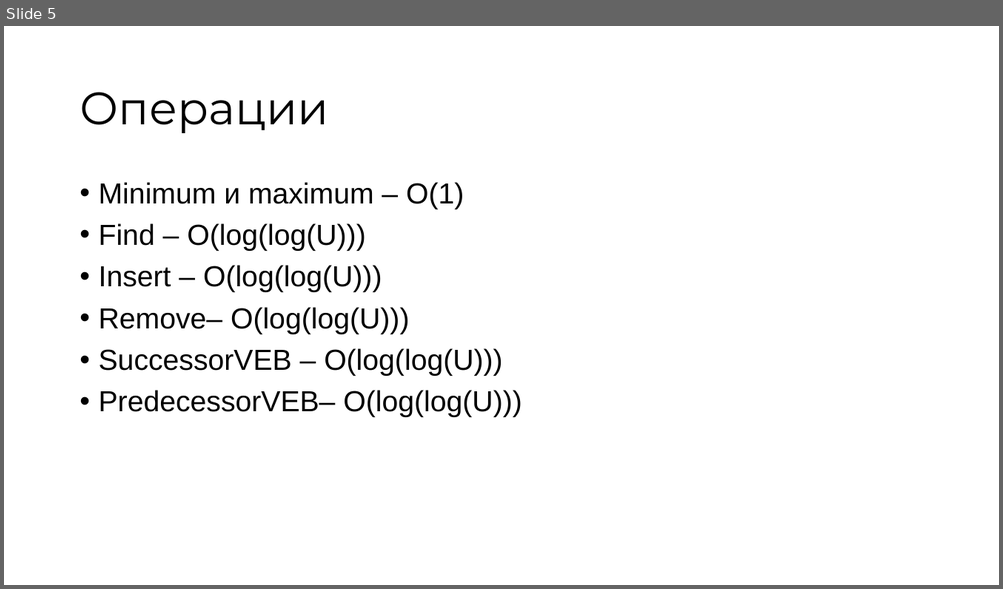
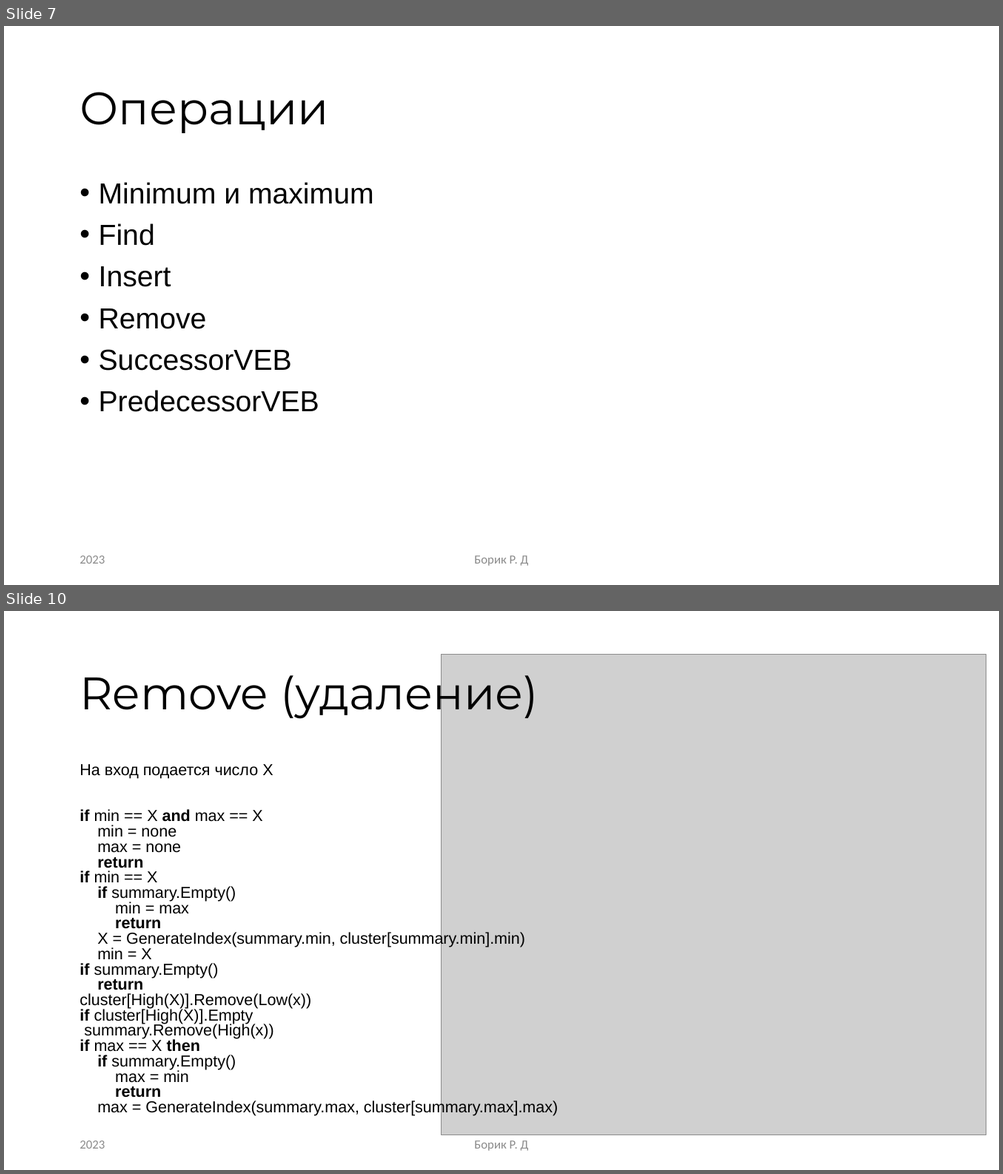
Before and after one commit to RandomServant/Van-Emde-Boas-tree, a slide deck: Presentation van Emde Boas tree.pptx. Shown one above the other, each under a label of ours: slide 5 before the commit, slides 7 and 10 after it; the slides between them are not shown. The pictures are 1003x589 and 1003x1174 pixels, drawn with LibreOffice and Linux fonts; fonts in the diff are those of the drawing; grey boxes stand for pictures. Boxes give left, top, right and bottom in pixels: in the first picture for what was removed or moved away, otherwise in the second. Text is boxed around its words. In the diff, an @@ line names an element or a change of style, - is before the commit and + after.

```diff
--- a/Presentation van Emde Boas tree.pptx
+++ b/Presentation van Emde Boas tree.pptx
@@ slide 10 added at <box>4,611,999,1170</box>, background #FFFFFF @@
@@ picture added at <box>441,654,987,1135</box> @@
@@ title added at <box>79,665,538,721</box>, 44 pt, text #000000 @@
+Remove (удаление)
@@ text added at <box>79,764,558,1116</box>, 15.4 pt, text #000000 @@
+На вход подается число X
+if min == Х and max == Х
+min = none
+max = none
+return
+if min == X
+if summary.Empty()
+min = max
+return
+X = GenerateIndex(summary.min, cluster[summary.min].min)
+min = X
+if summary.Empty()
+return
+cluster[High(X)].Remove(Low(x))
+if cluster[High(X)].Empty
+summary.Remove(High(x))
+if max == X then
+if summary.Empty()
+max = min
+return
+max = GenerateIndex(summary.max, cluster[summary.max].max)
@@ text added at <box>79,1141,105,1149</box>, 12 pt, text #8C8C8C @@
+2023
@@ text added at <box>474,1141,529,1151</box>, 12 pt, text #8C8C8C @@
+Борик Р. Д
@@ what was slide 5 is now slide 7 @@
@@ slide 7 changed as well @@
@@ text at <box>99,182,374,412</box>: text changed @@
-• Minimum и maximum – O(1)
-• Find – O(log(log(U)))
-• Insert – O(log(log(U)))
-• Remove– O(log(log(U)))
-• SuccessorVEB – O(log(log(U)))
-• PredecessorVEB– O(log(log(U)))
+• Minimum и maximum
+• Find
+• Insert
+• Remove
+• SuccessorVEB
+• PredecessorVEB
@@ text added at <box>79,556,105,564</box>, 12 pt, text #8C8C8C @@
+2023
@@ text added at <box>474,556,529,566</box>, 12 pt, text #8C8C8C @@
+Борик Р. Д
```
Also in this commit, not shown: 1 other slide changed, 16 other slides added, 10 slides removed.
